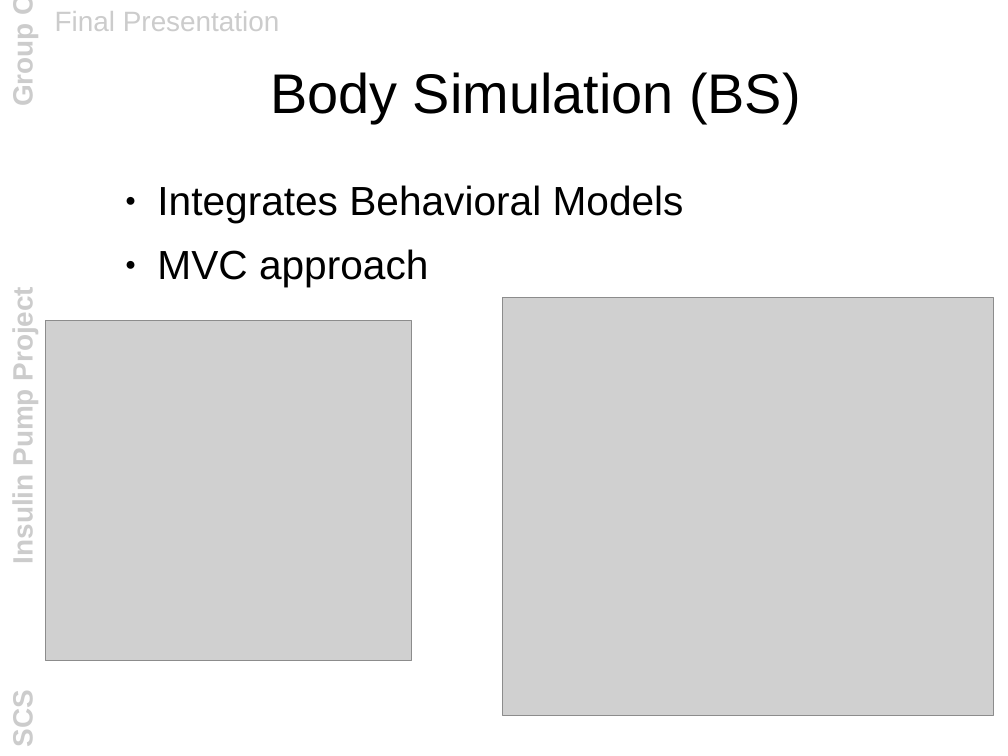
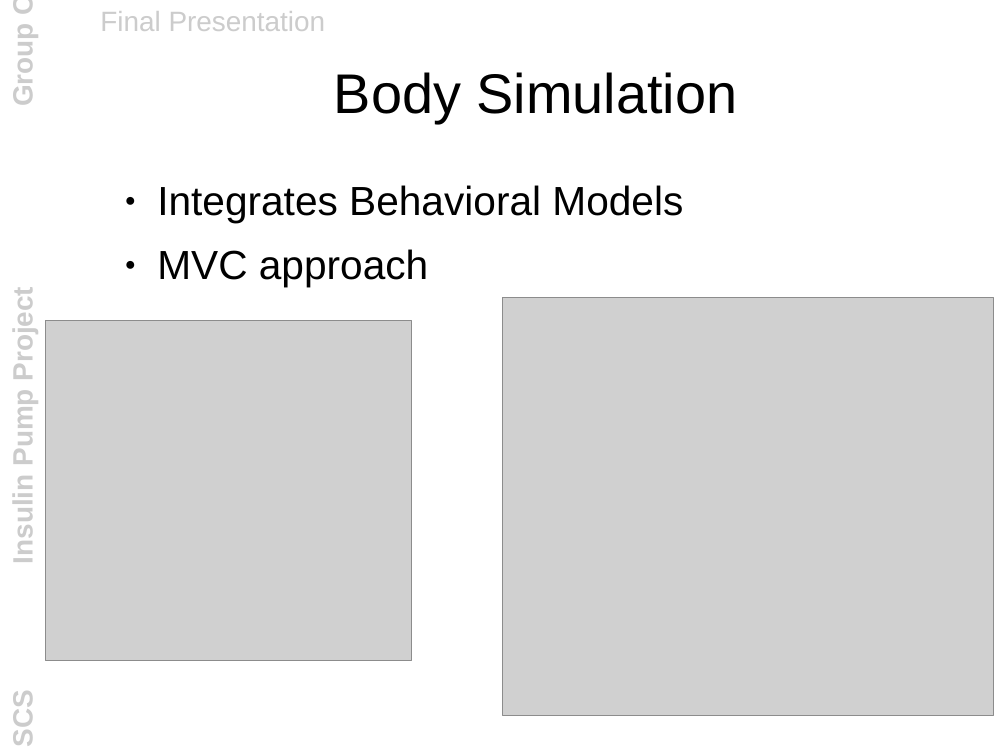
Before and after one commit to lan666asr9tt5n/mrsunjava6, a slide deck: slide 6 of documentation/other_files/final_presentation.ppt. Drawn at 1008x756 pixels with LibreOffice and Linux fonts; fonts in the diff are those of the drawing; grey boxes stand for pictures; background and template pictures are left out. Boxes give left, top, right and bottom in pixels: in the first picture for what was removed or moved away, otherwise in the second. Text is boxed around its words. In the diff, an @@ line names an element or a change of style, - is before the commit and + after.

```diff
--- a/documentation/other_files/final_presentation.ppt
+++ b/documentation/other_files/final_presentation.ppt
@@ text "Final Presentation": place and size @@
-text "Final Presentation" at <box>55,11,280,31</box>
+text "Final Presentation" at <box>100,11,326,31</box>
@@ title at <box>334,72,738,123</box>: text changed @@
-Body Simulation (BS)
+Body Simulation
```
Also in this commit, not shown: 8 other slides changed, 1 slide added, 1 other file.
